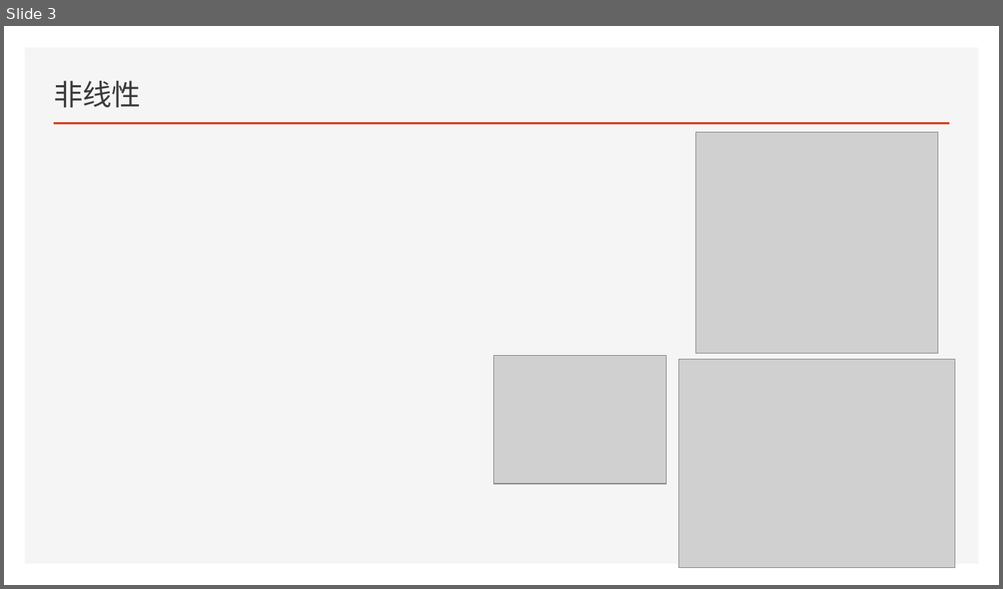
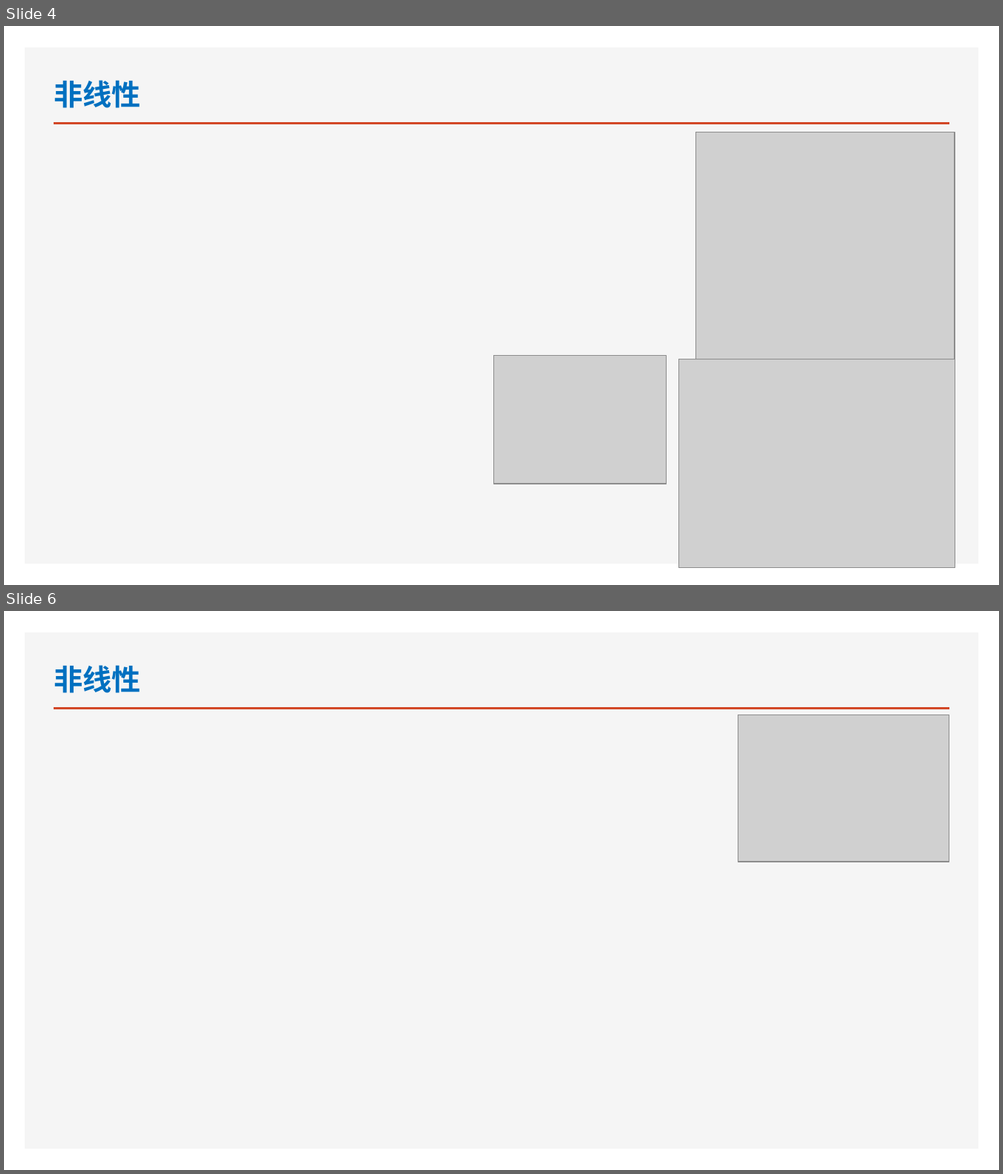
Before and after one commit to eliuwei/eliuwei.github.io, a slide deck: HARDWARE/01 射频/01 射频基本概念/射频基本概念总结.pptx. Shown one above the other, each under a label of ours: slide 3 before the commit, slides 4 and 6 after it; the slides between them are not shown. The pictures are 1003x589 and 1003x1174 pixels, drawn with LibreOffice and Linux fonts; fonts in the diff are those of the drawing; grey boxes stand for pictures. Boxes give left, top, right and bottom in pixels: in the first picture for what was removed or moved away, otherwise in the second. Text is boxed around its words. In the diff, an @@ line names an element or a change of style, - is before the commit and + after.

```diff
--- a/HARDWARE/01 射频/01 射频基本概念/射频基本概念总结.pptx
+++ b/HARDWARE/01 射频/01 射频基本概念/射频基本概念总结.pptx
@@ slide 6 added at (x1=4, y1=611, x2=999, y2=1170), background #FFFFFF; not listed: 2 template elements that a slide beside it also shows @@
@@ title added at (x1=54, y1=665, x2=141, y2=693), 28 pt, text #0070C0, bold @@
+非线性
@@ picture added at (x1=738, y1=715, x2=949, y2=862) @@
@@ what was slide 3 is now slide 4 @@
@@ slide 4 changed as well @@
@@ title "非线性" at (x1=54, y1=80, x2=141, y2=108): text colour #3B3838 to #0070C0, bold on @@
@@ picture resized from (x1=696, y1=132, x2=938, y2=354) to (x1=696, y1=132, x2=955, y2=369) @@
```
Also in this commit, not shown: 1 other slide changed, 3 other slides added, 3 slides removed, 2 other files.
